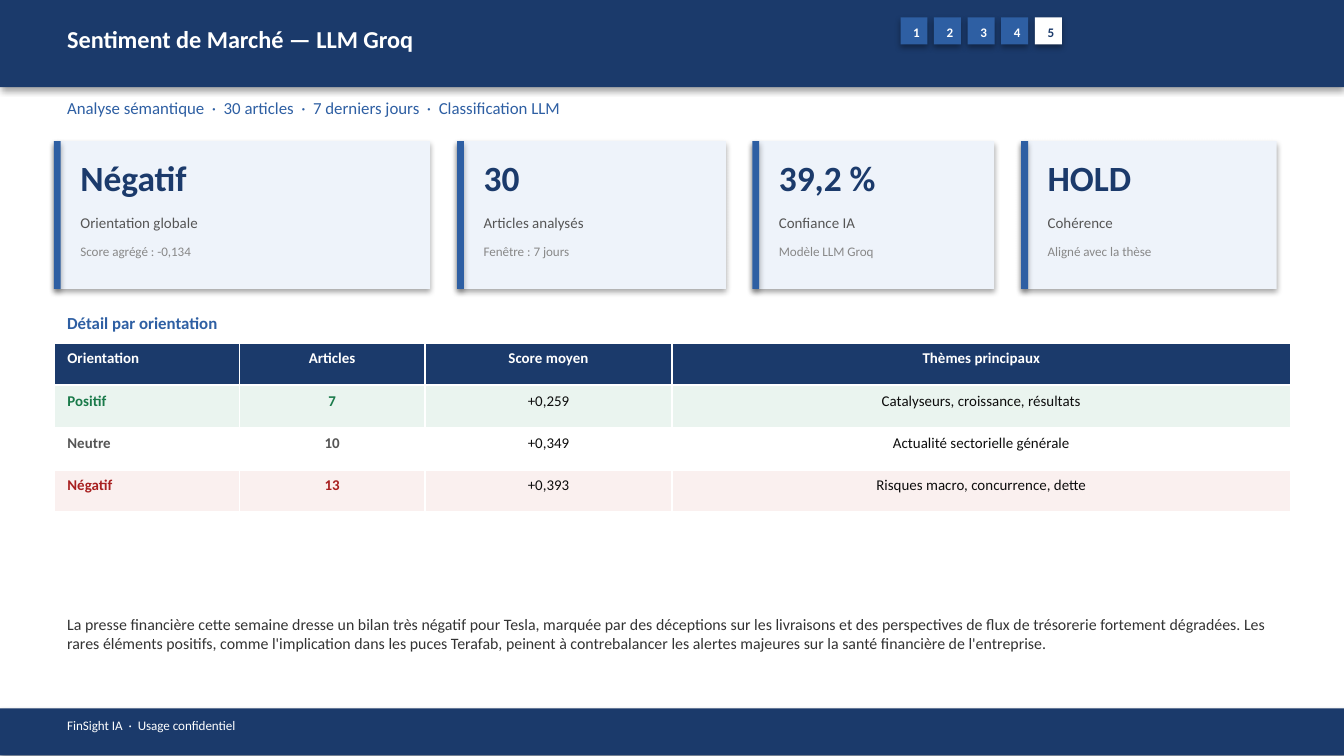
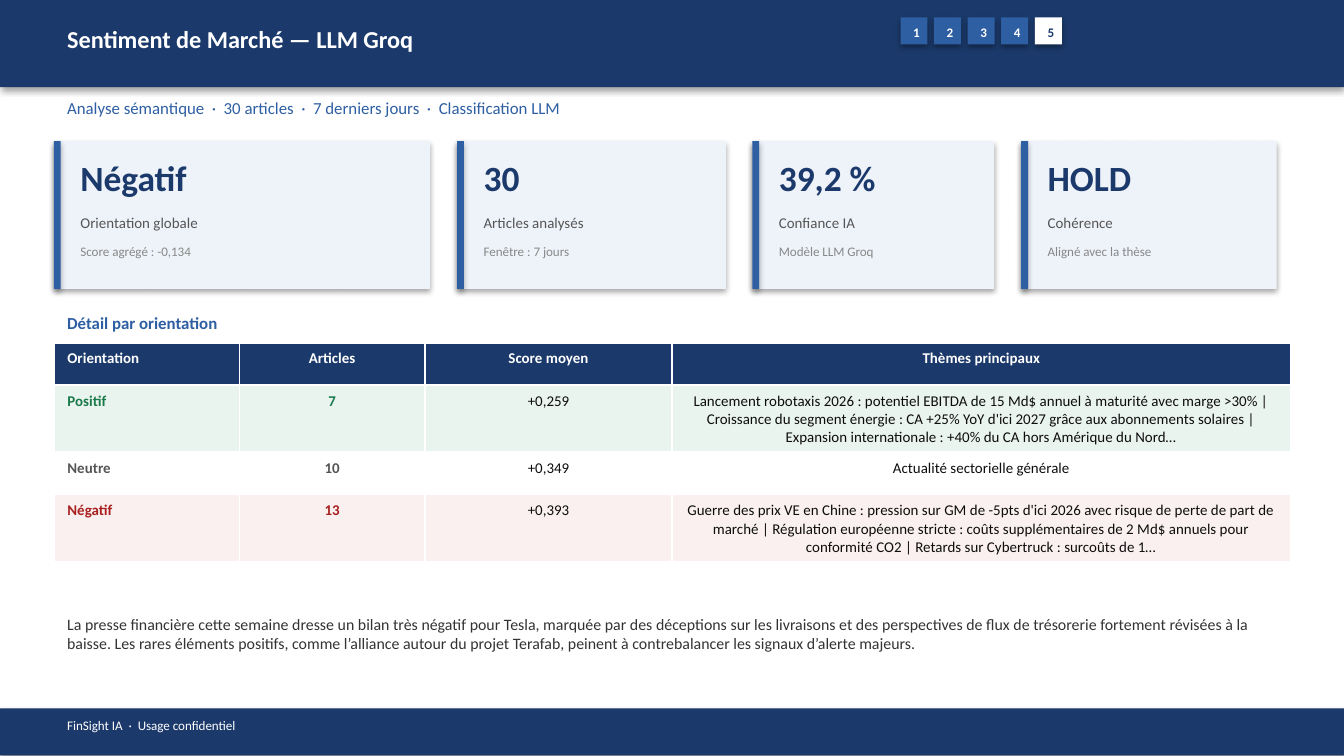
Before and after one commit to baptistejeh07-art/finsight-ia, a slide deck: slide 21 of preview/TSLA/TSLA_pitchbook.pptx. Drawn at 1344x756 pixels with LibreOffice and Linux fonts; fonts in the diff are those of the drawing. Boxes give left, top, right and bottom in pixels: in the first picture for what was removed or moved away, otherwise in the second. Text is boxed around its words. In the diff, an @@ line names an element or a change of style, - is before the commit and + after.

```diff
--- a/preview/TSLA/TSLA_pitchbook.pptx
+++ b/preview/TSLA/TSLA_pitchbook.pptx
@@ table at <box>54,343,1290,559</box> @@
-row 2, column 4: Catalyseurs, croissance, résultats
+row 2, column 4: Lancement robotaxis 2026 : potentiel EBITDA de 15 Md$ annuel à maturité avec marge >30% | Croissance du segment énergie : CA +25% YoY d'ici 2027 grâce aux abonnements solaires | Expansion internationale : +40% du CA hors Amérique du Nord…
-row 4, column 4: Risques macro, concurrence, dette
+row 4, column 4: Guerre des prix VE en Chine : pression sur GM de -5pts d'ici 2026 avec risque de perte de part de marché | Régulation européenne stricte : coûts supplémentaires de 2 Md$ annuels pour conformité CO2 | Retards sur Cybertruck : surcoûts de 1…
@@ text at <box>67,619,1248,652</box>: text changed @@
-La presse financière cette semaine dresse un bilan très négatif pour Tesla, marquée par des déceptions sur les livraisons et des perspectives de flux de trésorerie fortement dégradées. Les rares éléments positifs, comme l'implication dans les puces Terafab, peinent à contrebalancer les alertes majeures sur la santé financière de l'entreprise.
+La presse financière cette semaine dresse un bilan très négatif pour Tesla, marquée par des déceptions sur les livraisons et des perspectives de flux de trésorerie fortement révisées à la baisse. Les rares éléments positifs, comme l’alliance autour du projet Terafab, peinent à contrebalancer les signaux d’alerte majeurs.
```
Also in this commit, not shown: 17 other slides changed, 2 other files.
